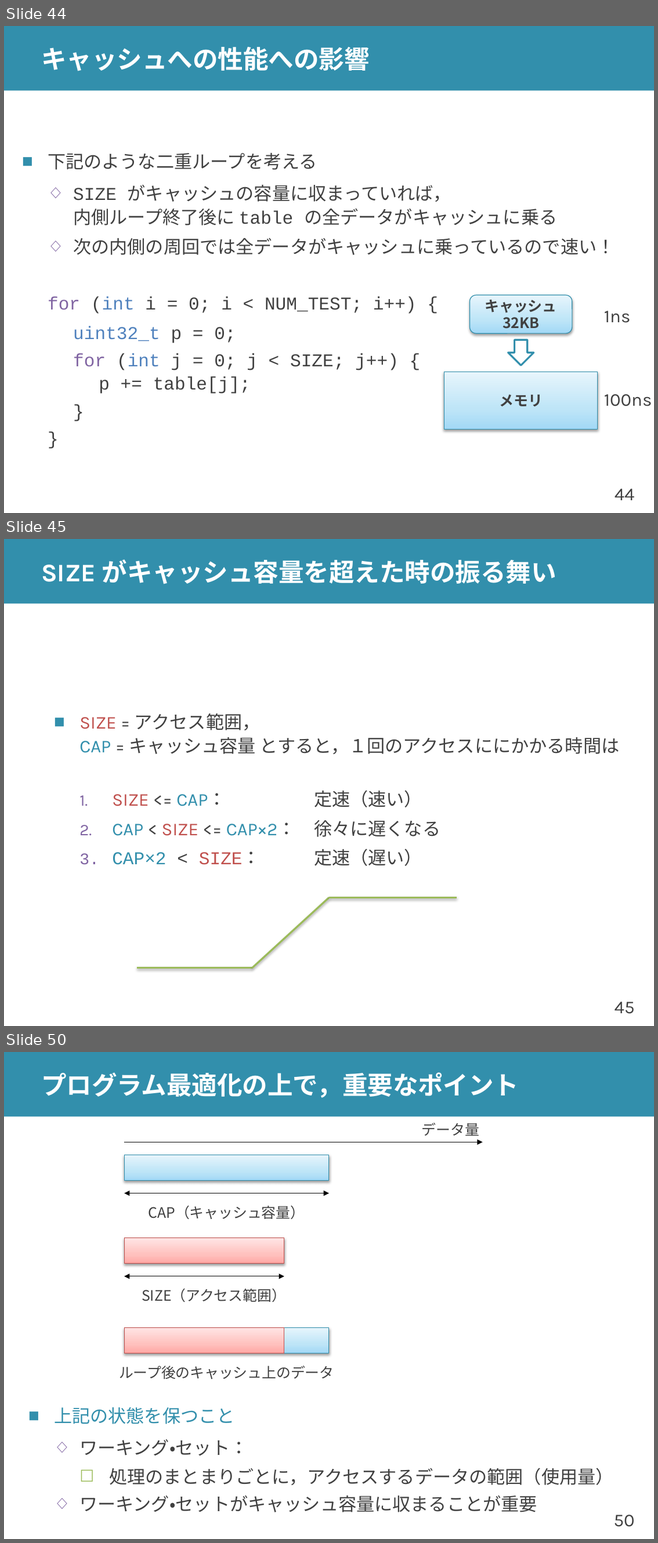
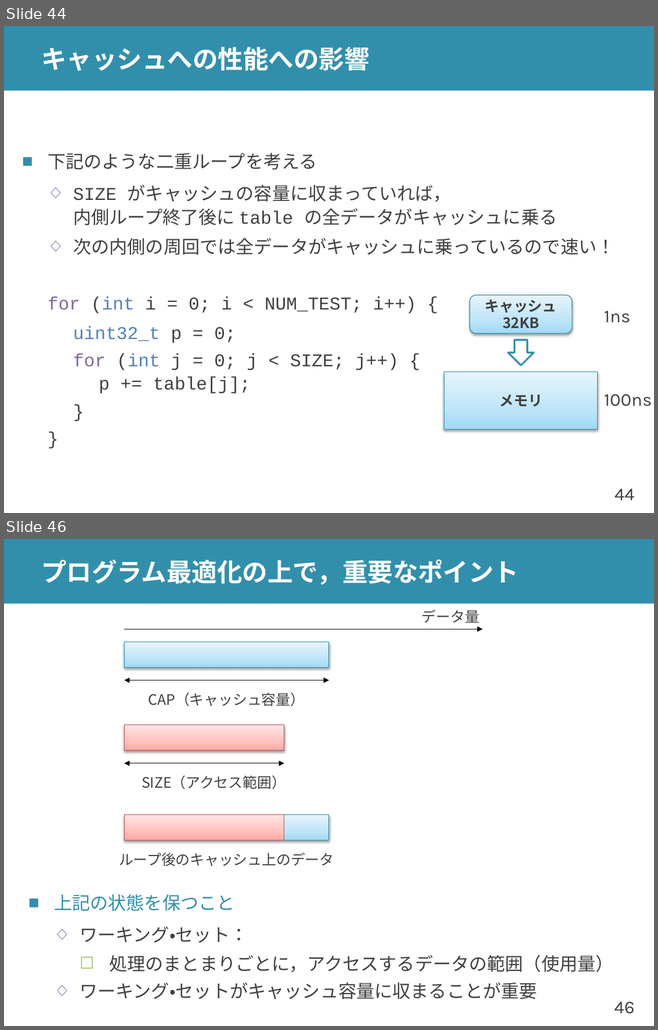
Before and after one commit to shioyadan/advanced-computer-organization, a slide deck: aco-shioya-12.pptx. Shown one above the other, each under a label of ours: slides 44, 45 and 50 before the commit, slides 44 and 46 after it; the slides between them are not shown. The pictures are 658x1543 and 658x1030 pixels, drawn with LibreOffice and Linux fonts; fonts in the diff are those of the drawing. Boxes give left, top, right and bottom in pixels: in the first picture for what was removed or moved away, otherwise in the second. Text is boxed around its words. In the diff, an @@ line names an element or a change of style, - is before the commit and + after.

Commit message:
キャッシュの説明が一部おかしかったのを修正

```diff
--- a/aco-shioya-12.pptx
+++ b/aco-shioya-12.pptx
@@ slide 45 removed at [4,539,654,1026], background #FFFFFF; not listed: 2 template elements that a slide beside it also shows @@
@@ title removed at [41,559,556,584] @@
-SIZE がキャッシュ容量を超えた時の振る舞い
@@ text removed at [79,714,619,866] @@
-■ SIZE = アクセス範囲，
-  CAP = キャッシュ容量 とすると，１回のアクセスににかかる時間は
-  1. SIZE <= CAP： 定速（速い）
-  2. CAP < SIZE <= CAP×2： 徐々に遅くなる
-  3. CAP×2 < SIZE： 定速（遅い）
@@ line removed from (252, 968) to (329, 897) @@
@@ line removed from (329, 897) to (457, 897) @@
@@ line removed from (137, 968) to (252, 968) @@
@@ what was slide 50 is now slide 46 @@
@@ page number at [614,1002,634,1014]: text changed @@
-50
+46
```
Also in this commit, not shown: 3 other slides removed, 1 other file.
